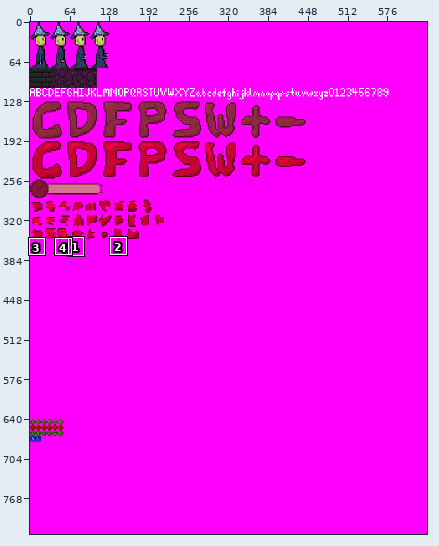
One commit to this sprite sheet: assets/img/spritesheet.png. Above: a wide view before the commit, with the close-up outlined.
Close-up. Before:
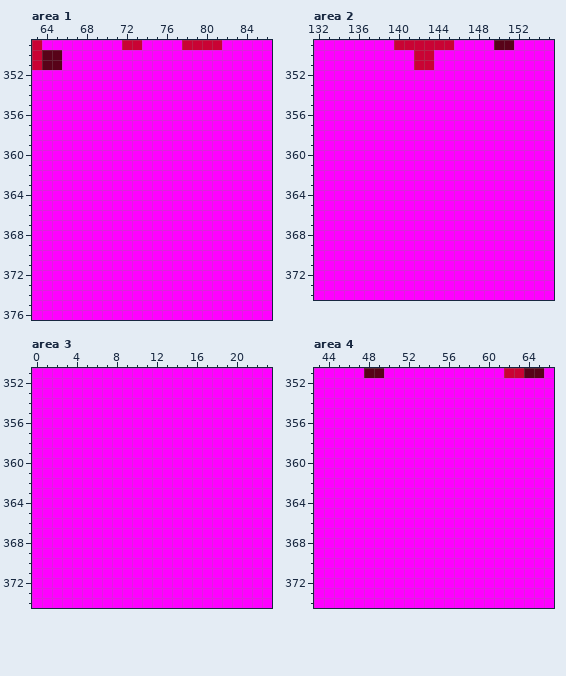
The file is 1280x1650 pixels, drawn in blocks of 2x2; one block is one cell here. Colours within 5 levels of each other are drawn and written as one. Shown: area 1: x 63..86, y 349..376; area 2: x 132..155, y 349..374; area 3: x 0..23, y 351..374; area 4: x 43..66, y 351..374. The commit also changed other parts of the picture, which this record leaves out.
After:
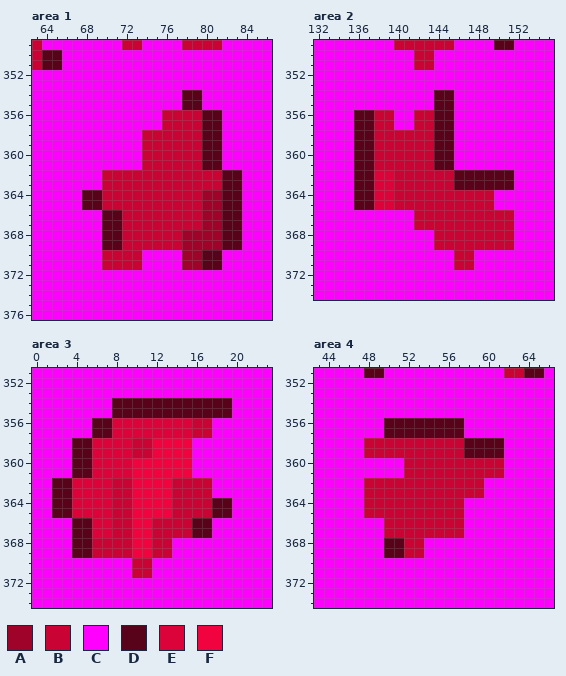
Palette (. is transparent): A #9f032a  B #c90334  C #ff00ff  D #580319  E #dc033b  F #f10340
Difference:
Area 1:
y 354..355: x 78..79 CC -> DD
y 356..357: x 76..81 CCCCCC -> BBBBDD
y 358..361: x 74..81 CCCCCCCC -> BBBBBBDD
y 362..363: x 70..83 CCCCCCCCCCCCCC -> BBBBBBBBBBBBDD
y 364..365: x 68..83 CCCCCCCCCCCCCCCC -> DDBBBBBBBBBBAADD
y 366..367: x 70..83 CCCCCCCCCCCCCC -> DDBBBBBBBBAADD
y 368..369: x 70..83 CCCCCCCCCCCCCC -> DDBBBBBBAAAADD
y 370..371: x 70..73 CCCC -> BBBB; x 78..81 CCCC -> AADD
Area 2:
y 354..355: x 144..145 CC -> DD
y 356..357: x 136..139 CCCC -> DDBB; x 142..145 CCCC -> BBDD
y 358..361: x 136..145 CCCCCCCCCC -> DDBBBBBBDD
y 362..363: x 136..151 CCCCCCCCCCCCCCCC -> DDEEBBBBBBDDDDDD
y 364..365: x 136..149 CCCCCCCCCCCCCC -> DDEEBBBBBBBBBB
y 366..367: x 142..151 CCCCCCCCCC -> BBBBBBBBBB
y 368..369: x 144..151 CCCCCCCC -> BBBBBBBB
y 370..371: x 146..147 CC -> BB
Area 3:
y 354..355: x 8..19 CCCCCCCCCCCC -> DDDDDDDDDDDD
y 356..357: x 6..17 CCCCCCCCCCCC -> DDEEEEEEEEBB
y 358..359: x 4..15 CCCCCCCCCCCC -> DDEEEEBBFFFF
y 360..361: x 4..15 CCCCCCCCCCCC -> DDEEEEFFFFFF
y 362..363: x 2..17 CCCCCCCCCCCCCCCC -> DDEEEEBBFFFFBBBB
y 364..365: x 2..19 CCCCCCCCCCCCCCCCCC -> DDEEEEBBFFFFBBBBDD
y 366..367: x 4..17 CCCCCCCCCCCCCC -> DDEEBBFFBBBBDD
y 368..369: x 4..13 CCCCCCCCCC -> DDBBBBFFBB
y 370..371: x 10..11 CC -> BB
Area 4:
y 356..357: x 50..57 CCCCCCCC -> DDDDDDDD
y 358..359: x 48..61 CCCCCCCCCCCCCC -> BBBBBBBBBBDDDD
y 360..361: x 52..61 CCCCCCCCCC -> BBBBBBBBBB
y 362..363: x 48..59 CCCCCCCCCCCC -> BBBBBBBBBBBB
y 364..365: x 48..57 CCCCCCCCCC -> BBBBBBBBBB
y 366..367: x 50..57 CCCCCCCC -> BBBBBBBB
y 368..369: x 50..53 CCCC -> DDBB
Boxes around the changes in both close-ups, in picture pixels (x1, y1, x2, y2):
changed: (82, 90, 242, 270)
changed: (354, 90, 514, 270)
changed: (52, 398, 232, 578)
changed: (364, 418, 504, 558)
